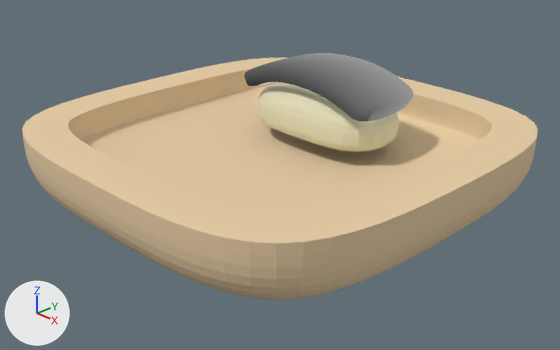
What one commit did to the Blender file blender/090624_simple_garden/sushi.blend.
Before and after are seen from a camera (50 mm lens) standing at (2.431, -2.388, 1.584) and looking at (0.05, -0.046, 0.15). Lighting does not change. The marker at lower left points along +X, +Y and +Z. The older version comes first.

The older version as bpy lines, for what is in view:
```python
ob_plate = bpy.data.objects.new('plate', me_plane_001)
ob_plate.location = (0.0, 0.0, 0.0)
ob_rice = bpy.data.objects.new('rice', me_plane_004)
ob_rice.location = (0.0, -0.062, 0.0)
ob_rice.scale = (0.401, 0.22, 0.323)
ob_sashimi = bpy.data.objects.new('sashimi', me_plane)
ob_sashimi.location = (0.001, 0.322, 0.519)
ob_sashimi.scale = (1.0, 1.7, 1.0)
```
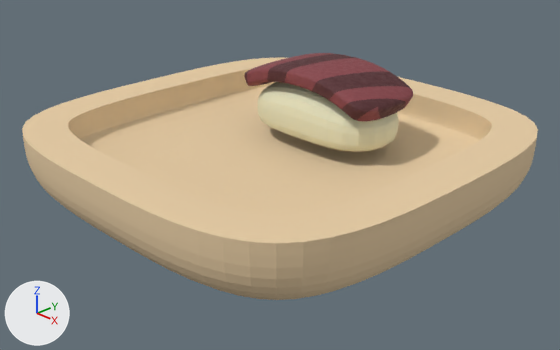
Boxes [x1, y1, x2, y2] around the edits, measured in the pictures (560 x 350 px):
'sashimi', surface changed (grey to brown)
    both: [244, 53, 413, 122]

Edits to the bpy script that builds the scene:
```text
Change mat_salmon:
    remove # nodes: Mapping, OutputMaterial, TexCoord, TexGradient, ValToRGB
    remove # colours: black #000000, white #ffffff
    nodes: BsdfPrincipled, Bump, Mapping, Mix, OutputMaterial, TexCoord, TexGradient, TexNoise, ValToRGB x3
    colours: black #000000, white #ffffff, brown #884349, brown #562b2e, dark grey #5c5c5c, light grey #d6d6d6
```
